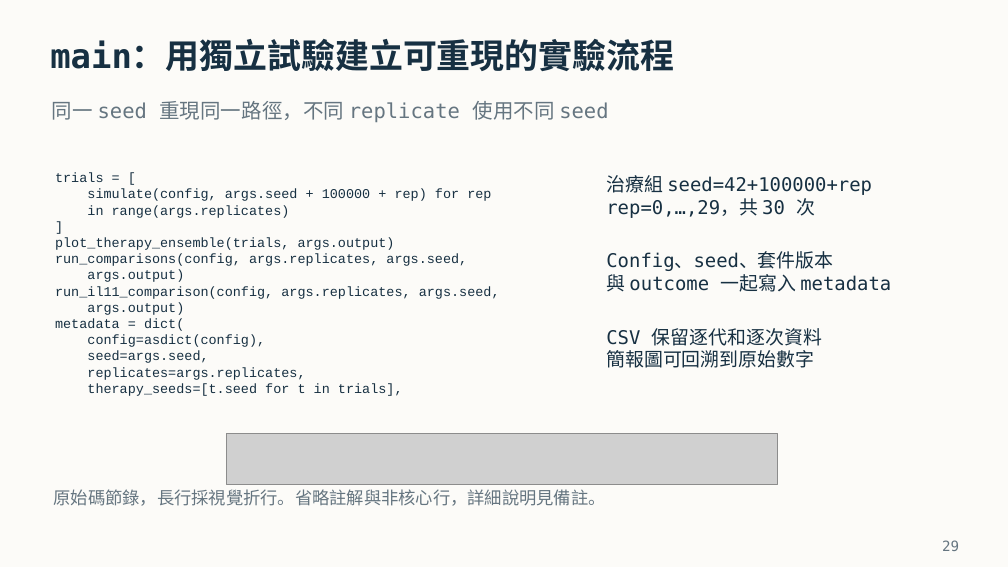
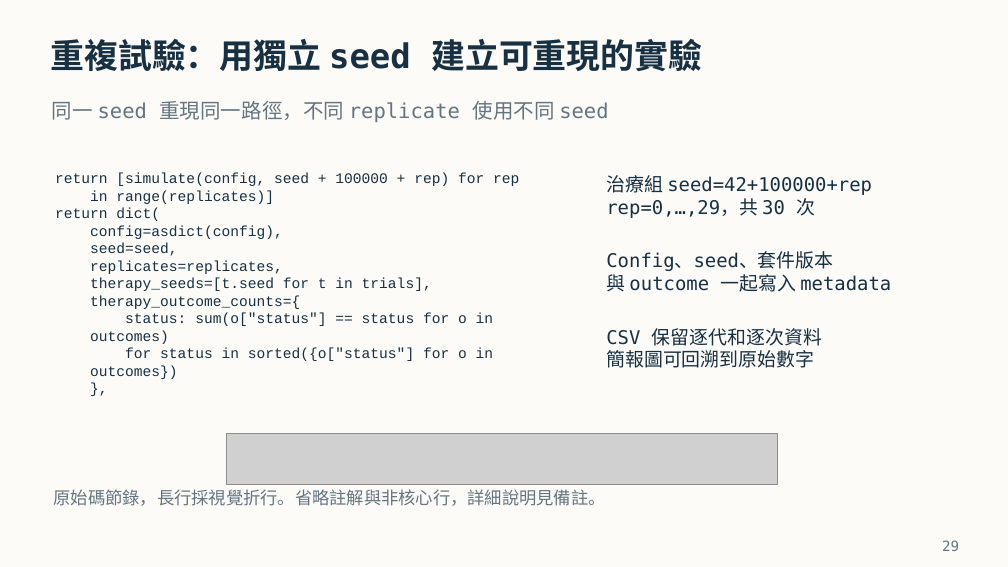
Before and after one commit to astcgt/bme6120-tumor-modeling, a slide deck: slide 29 of outputs/presentations/tumor_markov_code_results_zh_tw_v10.pptx. Drawn at 1008x567 pixels with LibreOffice and Linux fonts; fonts in the diff are those of the drawing; grey boxes stand for pictures. Boxes give left, top, right and bottom in pixels: in the first picture for what was removed or moved away, otherwise in the second. Text is boxed around its words. In the diff, an @@ line names an element or a change of style, - is before the commit and + after.

Commit message:
Split code into model, experiments, analysis, plotting and a thin main
- simulation.py holds only the model (Config, phenotypes, growth
  probabilities, mutation, simulate, therapy_outcome) for explaining the code.
- experiments.py runs the model under each condition, summarizes trials and
  reads/writes data; analysis.py holds formulas derived from the model rules.
- Plotting is grouped by topic in plot_results/model/phase/genotype/therapy.py
  with shared setup in plot_style.py; each style first restores Matplotlib's
  initial settings so one process reproduces the separate-script figures.
- main.py calls one short function per step (--only, --analyses).
- Functions that computed and plotted were split; every regenerated CSV,
  JSON and PNG is byte-identical to the previous outputs.
- Tests move to test_simulation.py and check ensemble statistics directly;
  the deck reads excerpts from simulation.py / experiments.py.

```diff
--- a/outputs/presentations/tumor_markov_code_results_zh_tw_v10.pptx
+++ b/outputs/presentations/tumor_markov_code_results_zh_tw_v10.pptx
@@ text at (x1=50, y1=39, x2=702, y2=71): text changed @@
-main：用獨立試驗建立可重現的實驗流程
+重複試驗：用獨立 seed 建立可重現的實驗
@@ text at (x1=55, y1=173, x2=519, y2=221): text changed; size 12.9 to 13.8 pt @@
-trials = [
-simulate(config, args.seed + 100000 + rep) for rep
-in range(args.replicates)
-]
-plot_therapy_ensemble(trials, args.output)
-run_comparisons(config, args.replicates, args.seed,
-args.output)
-run_il11_comparison(config, args.replicates, args.seed,
-args.output)
-metadata = dict(
+return [simulate(config, seed + 100000 + rep) for rep
+in range(replicates)]
+return dict(
@@ text at (x1=90, y1=225, x2=432, y2=291): size 12.9 to 13.8 pt in "config=asdict(config),", "therapy_seeds=[t.seed for t in trials]," @@
@@ text at (x1=90, y1=243, x2=283, y2=274): text changed; size 12.9 to 13.8 pt @@
-seed=args.seed,
-replicates=args.replicates,
+seed=seed,
+replicates=replicates,
@@ text at (x1=90, y1=295, x2=494, y2=379): paragraphs added @@
+therapy_outcome_counts={
+status: sum(o["status"] == status for o in
+outcomes)
+for status in sorted({o["status"] for o in
+outcomes})
+},
```
Also in this commit, not shown: 1 other slide changed, 1 slide added, 1 slide removed, 21 other files.
